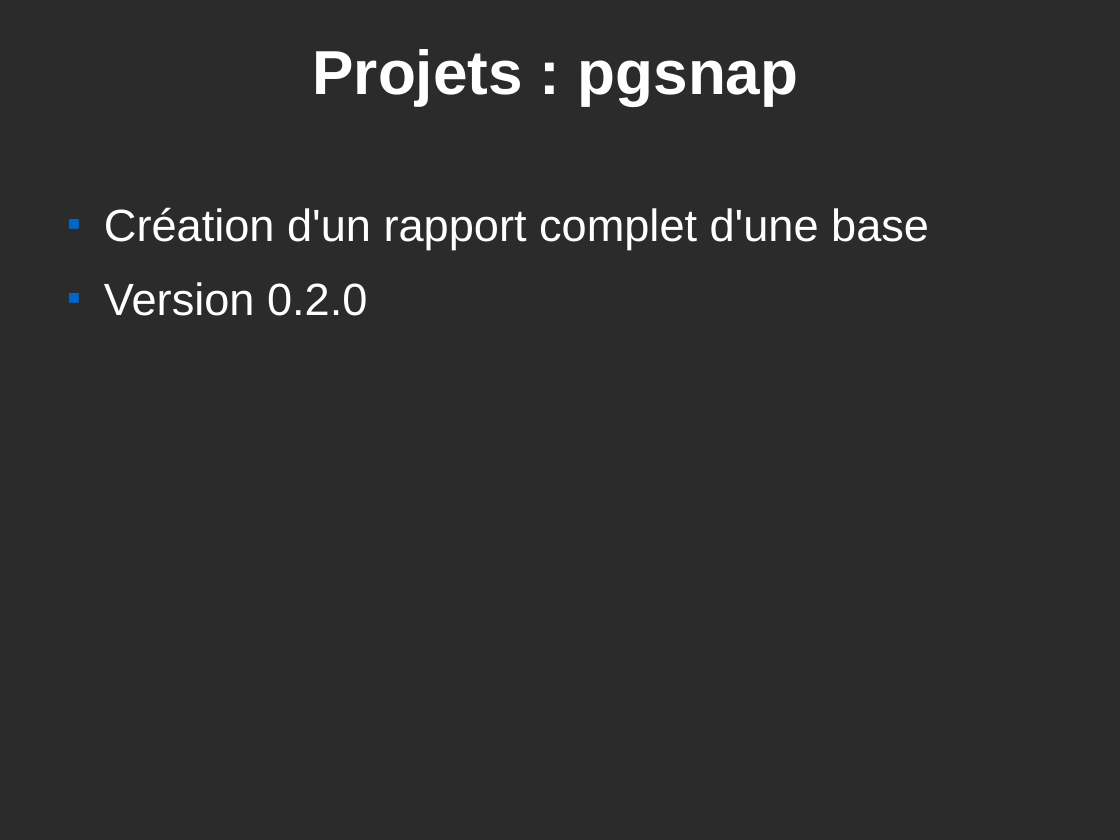
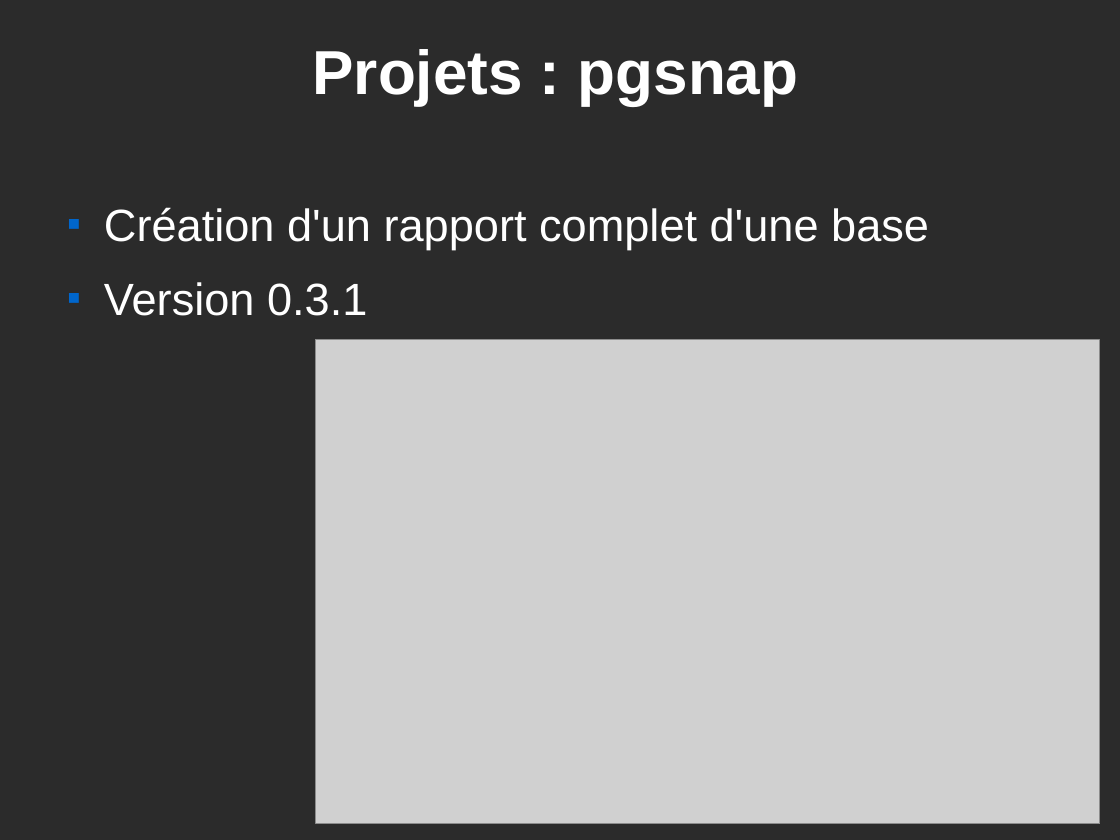
Before and after one commit to postgresqlfr/pgfr_materials, a slide deck: slide 45 of advocacy/trunk/confs/presentationPG.odp. Drawn at 1120x840 pixels with LibreOffice and Linux fonts; fonts in the diff are those of the drawing; grey boxes stand for pictures; background and template pictures are left out; a plain dark background stands for a picture behind light text. Boxes give left, top, right and bottom in pixels: in the first picture for what was removed or moved away, otherwise in the second. Text is boxed around its words. In the diff, an @@ line names an element or a change of style, - is before the commit and + after.

Commit message:
Ajout d'infos sur les deux dernières slides (CVS et Bugtracker). Ajout d'une copie d'écran et modification de la version pour pgsnap. Amélioration de la dernière slide (Remerciements/Questions).

```diff
--- a/advocacy/trunk/confs/presentationPG.odp
+++ b/advocacy/trunk/confs/presentationPG.odp
@@ text at bbox=[104, 282, 367, 316]: text changed @@
-■ Version 0.2.0
+■ Version 0.3.1
@@ picture added at bbox=[316, 340, 1101, 824] @@
```
Also in this commit, not shown: 4 other slides changed.
